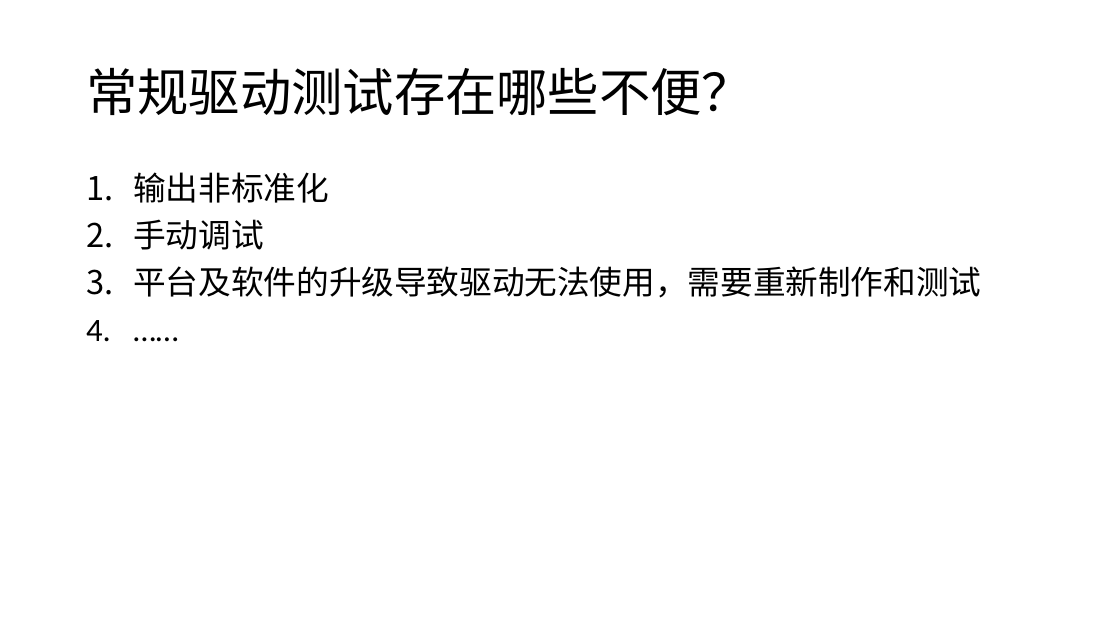
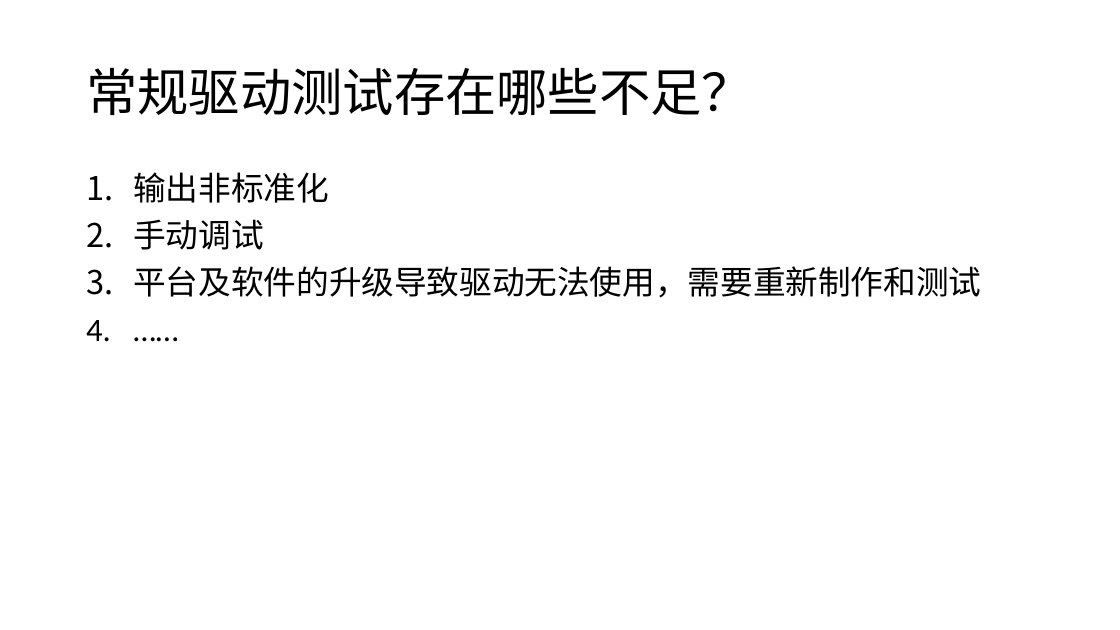
Before and after one commit to whitebkues1/ppt, a slide deck: slide 8 of xianzheng.pptx. Drawn at 1120x630 pixels with LibreOffice and Linux fonts; fonts in the diff are those of the drawing. Boxes give left, top, right and bottom in pixels: in the first picture for what was removed or moved away, otherwise in the second. Text is boxed around its words. In the diff, an @@ line names an element or a change of style, - is before the commit and + after.

```diff
--- a/xianzheng.pptx
+++ b/xianzheng.pptx
@@ title at (86,67,753,115): text changed @@
-常规驱动测试存在哪些不便？
+常规驱动测试存在哪些不足？
```
Also in this commit, not shown: 10 other slides changed, 5 other files.
